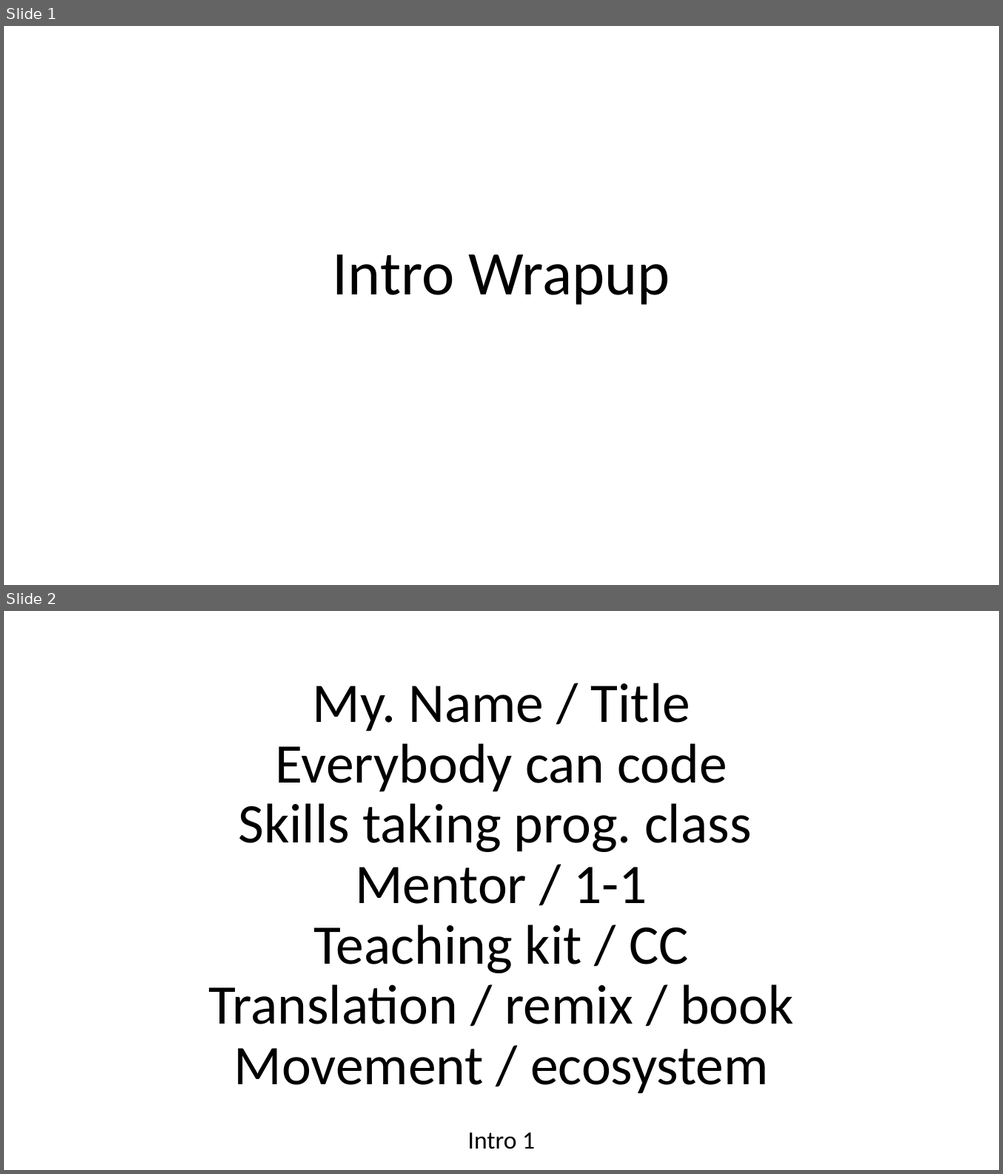
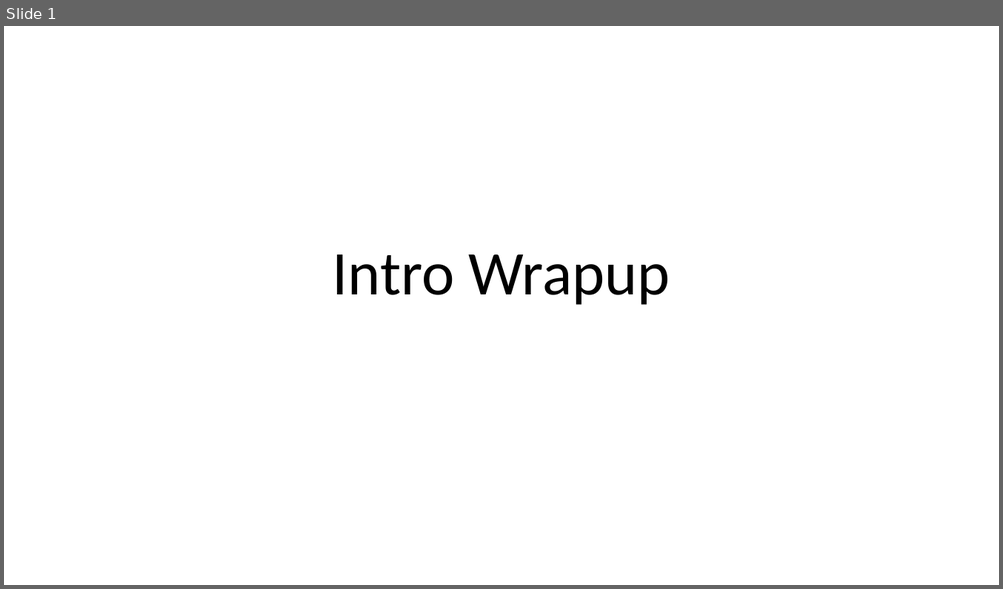
Before and after one commit to niie-it/python, a slide deck: P4E/intro-wrapup.pptx. Shown one above the other, each under a label of ours: slides 1 and 2 before the commit, slide 1 after it. The pictures are 1003x1174 and 1003x589 pixels, drawn with LibreOffice and Linux fonts; fonts in the diff are those of the drawing. Boxes give left, top, right and bottom in pixels: in the first picture for what was removed or moved away, otherwise in the second. Text is boxed around its words. In the diff, an @@ line names an element or a change of style, - is before the commit and + after.

```diff
--- a/P4E/intro-wrapup.pptx
+++ b/P4E/intro-wrapup.pptx
@@ slide 2 removed at [4, 611, 999, 1170], background #FFFFFF @@
@@ title removed at [208, 683, 794, 1094] @@
-My. Name / Title
-Everybody can code
-Skills taking prog. class
-Mentor / 1-1
-Teaching kit / CC
-Translation / remix / book
-Movement / ecosystem
@@ subtitle removed at [468, 1133, 535, 1150] @@
-Intro 1
```
Also in this commit, not shown: 3 slides changed, 6 slides added, 2 other slides removed, 7 other files.
